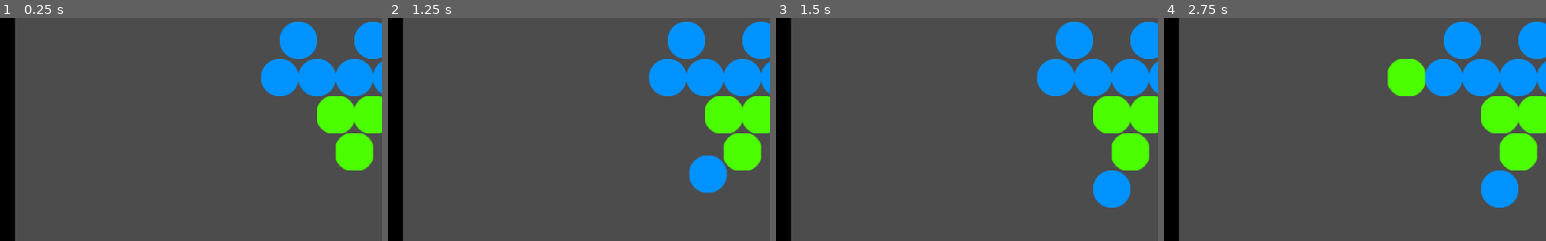
Above: before the commit, frames 1-4 (left to right).
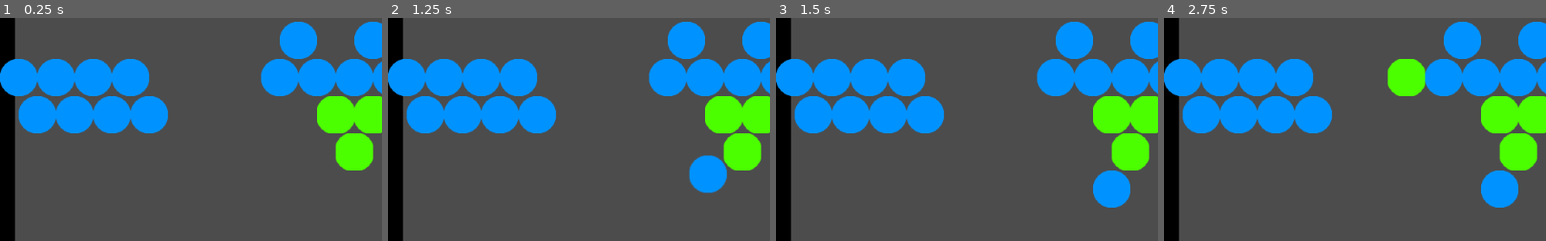
Above: after the commit, the same moments.

Repository: Demoli/Bobble
Game: Godot game, scene res://scenes/Level.tscn
Same seed, same stepped clock (60 frames per second), same inputs: the game is played once before the commit and once after it.
Inputs (mouse positions are % of the whole screen's width and height, from its top left):
- Up to frame 1 (0.25 s): no input
- Up to frame 2 (1.25 s): tap Enter at 0.5 s; move the mouse to (72, 45) at 0.52 s; hold D (rotate_right) from 0.53 s (still down); hold Space (fire) from 0.53 s (still down); click (72, 45) at 0.67 s
- Up to frame 3 (1.5 s): move the mouse to (30, 55) at 1.27 s; release D (rotate_right) at 1.28 s; release Space (fire) at 1.28 s; hold A (rotate_left) from 1.28 s (still down); tap Space (fire) at 1.35 s
- Up to frame 4 (2.75 s): move the mouse to (60, 28) at 2.02 s; release A (rotate_left) at 2.03 s; hold D (rotate_right) from 2.03 s (still down); hold Space (fire) from 2.03 s (still down)
The pictures show only the part of the screen within x 0-50%, y 7-57%; the shares and areas given below are measured in that part.

The runs differ from the first frame. In frame 1, 11% of the frame differs, in the area x 0-44%, y 18-52%; in frame 2, 11%; in frame 3, 11%; in frame 4, 11%.

Commit message:
Add slight delay to bubble fall, sort anti-clockwise

Diff:
--- a/scenes/Bubble.gd
+++ b/scenes/Bubble.gd
@@ -67,8 +67,8 @@
 
 		grid.calculate_collision_deaths(tile_pos)
 
-func spwan_and_die(position, new_color):
-	global_position = position
+func spwan_and_die(new_position, new_color):
+	position = new_position
 	set_collision_layer_bit(0, false)
 	set_collision_mask_bit(0, false)
 	set_color(new_color)
--- a/scenes/BubbleGrid.tscn
+++ b/scenes/BubbleGrid.tscn
@@ -8,5 +8,5 @@
 cell_size = Vector2( 50, 50 )
 cell_half_offset = 0
 format = 1
-tile_data = PoolIntArray( 65543, 0, 0, 65545, 0, 0, 65546, 0, 0, 131079, 0, 0, 131080, 0, 0, 131081, 0, 0, 131082, 0, 0, 196616, 1, 0, 196617, 1, 0, 262153, 1, 0 )
+tile_data = PoolIntArray( 65543, 0, 0, 65545, 0, 0, 65546, 0, 0, 131072, 0, 0, 131073, 0, 0, 131074, 0, 0, 131075, 0, 0, 131079, 0, 0, 131080, 0, 0, 131081, 0, 0, 131082, 0, 0, 196608, 0, 0, 196609, 0, 0, 196610, 0, 0, 196611, 0, 0, 196616, 1, 0, 196617, 1, 0, 262153, 1, 0 )
 script = ExtResource( 2 )
--- a/scenes/BubbleTilemap.gd
+++ b/scenes/BubbleTilemap.gd
@@ -1,6 +1,8 @@
 extends TileMap
 
 class_name BubbleTilemap
+
+const BUBBLE_FALL_DELAY = .02
 
 var grid : Array
 var connectable_points = []
@@ -65,6 +67,7 @@
 		if not has_neighbours:
 			for point in group:
 				kill_bubble(point)
+				yield(get_tree().create_timer(BUBBLE_FALL_DELAY), "timeout")
 				set_cellv(point, -1)
 
 func calculate_collision_deaths(origin : Vector2):
@@ -101,6 +104,7 @@
 
 	for point in group_to_clear:
 		kill_bubble(point)
+		yield(get_tree().create_timer(BUBBLE_FALL_DELAY), "timeout")
 		set_cellv(point, -1)
 
 	calculate_unsupported_deaths()
@@ -140,6 +144,8 @@
 		append_if(queue, x - 1, y - 1)
 		append_if(queue, x - 1, y + 1)
 
+		connected.sort_custom(self, "sort_anticlockwise")
+
 	connectable_points.append(connected)
 
 func createIslands(new_grid):
@@ -159,8 +165,9 @@
 func kill_bubble(point: Vector2):
 	var new_bubble = bubble.instance()
 	get_node("/root/Level").add_child(new_bubble)
-#	var color = enums.TileColorMap[]
 	var tile_color = get_cellv(point)
 	tile_color = enums.TileColorMap[tile_color]
-	print(tile_color)
 	new_bubble.spwan_and_die(map_to_world(point), tile_color)
+
+func sort_anticlockwise(a, b):
+	return (a).angle() > (b).angle()
